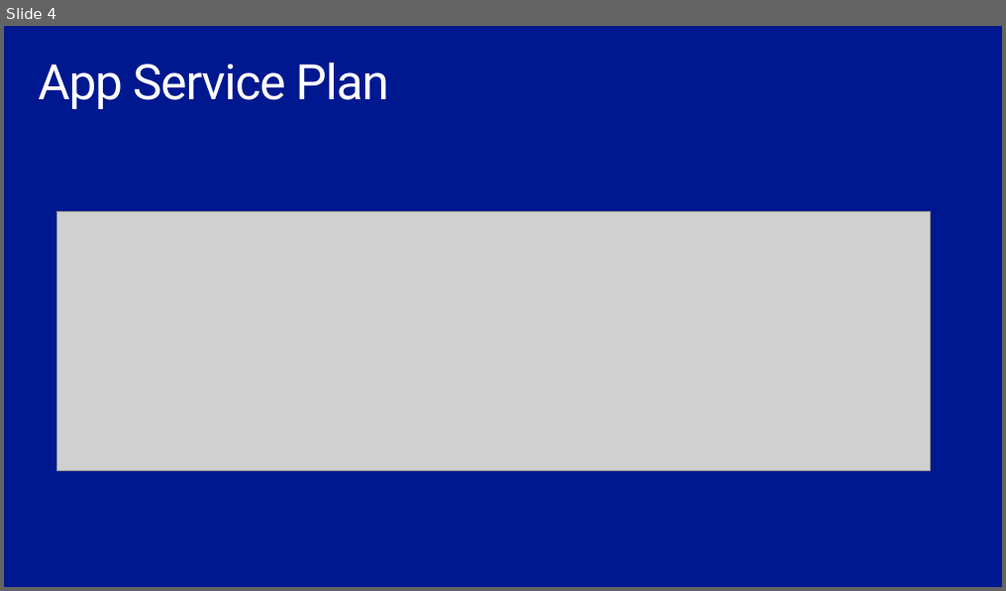
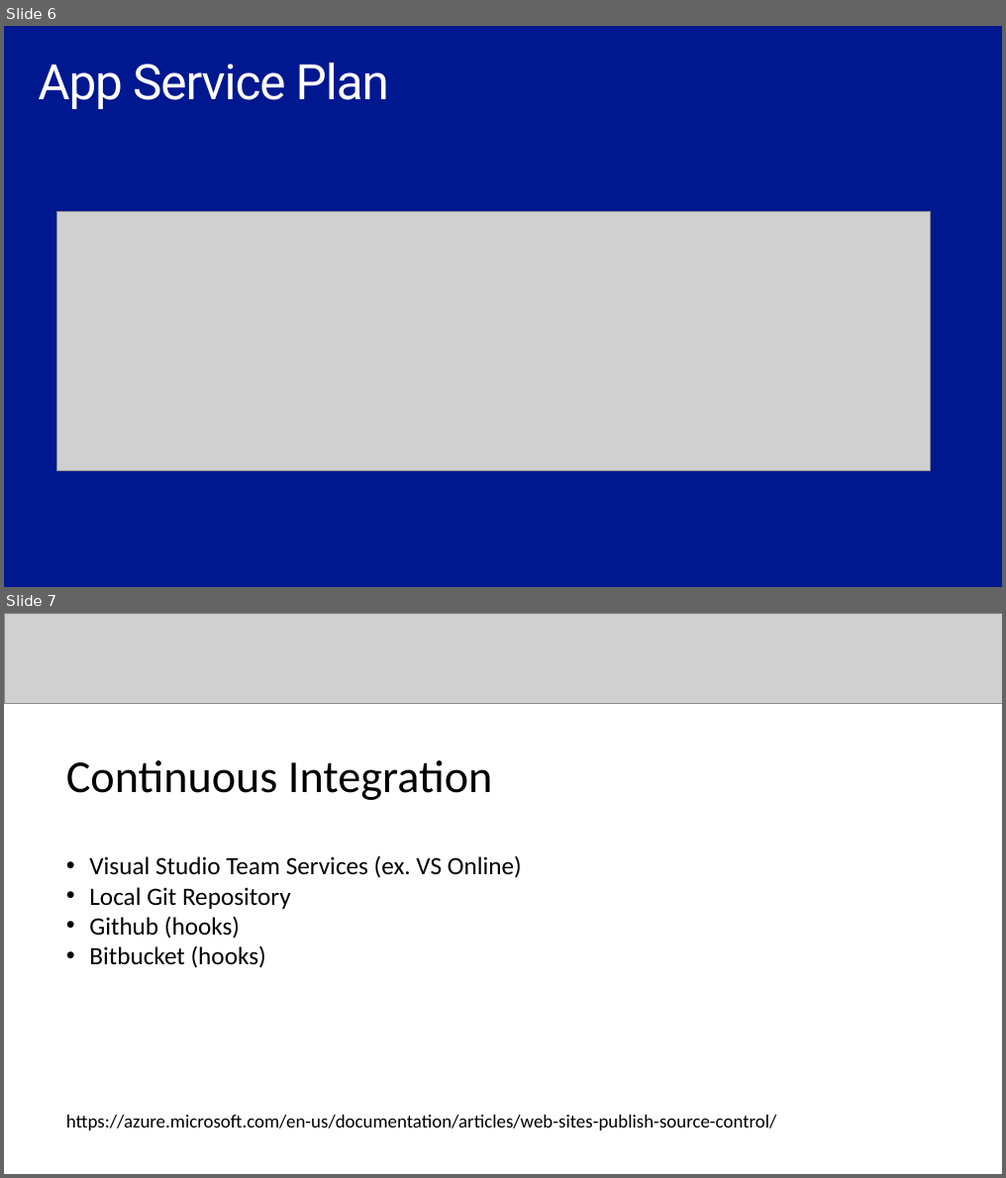
Before and after one commit to badescuga/NodeJsDemo, a slide deck: slidedeck/slides.pptx. Shown one above the other, each under a label of ours: slide 4 before the commit, slides 6 and 7 after it. The pictures are 1006x591 and 1006x1178 pixels, drawn with LibreOffice and Linux fonts; fonts in the diff are those of the drawing; grey boxes stand for pictures; background and template pictures are left out. Boxes give left, top, right and bottom in pixels: in the first picture for what was removed or moved away, otherwise in the second. Text is boxed around its words. In the diff, an @@ line names an element or a change of style, - is before the commit and + after.

```diff
--- a/slidedeck/slides.pptx
+++ b/slidedeck/slides.pptx
@@ slide 7 added at (4,613,1002,1174), background #FFFFFF @@
@@ picture added at (4,613,1002,703) @@
@@ text added at (66,761,492,800), 44 pt, text #000000 @@
+Continuous Integration
@@ text added at (89,856,522,968), 24 pt, text #000000 @@
+• Visual Studio Team Services (ex. VS Online)
+• Local Git Repository
+• Github (hooks)
+• Bitbucket (hooks)
@@ text added at (66,1115,777,1131), 18 pt, text #000000 @@
+https://azure.microsoft.com/en-us/documentation/articles/web-sites-publish-source-control/
@@ what was slide 4 is now slide 6 @@
```
Also in this commit, not shown: 9 other slides added.
